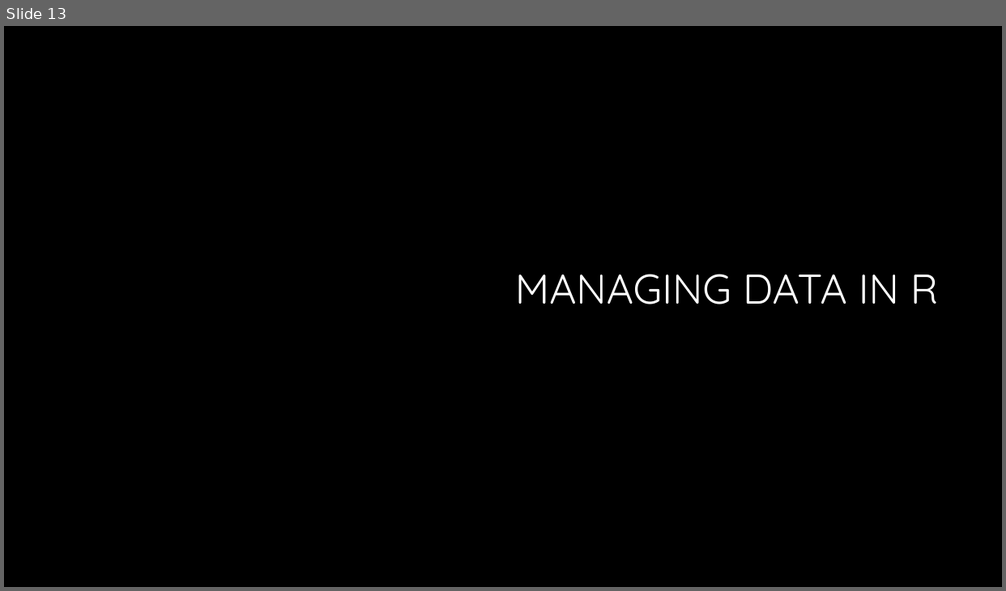
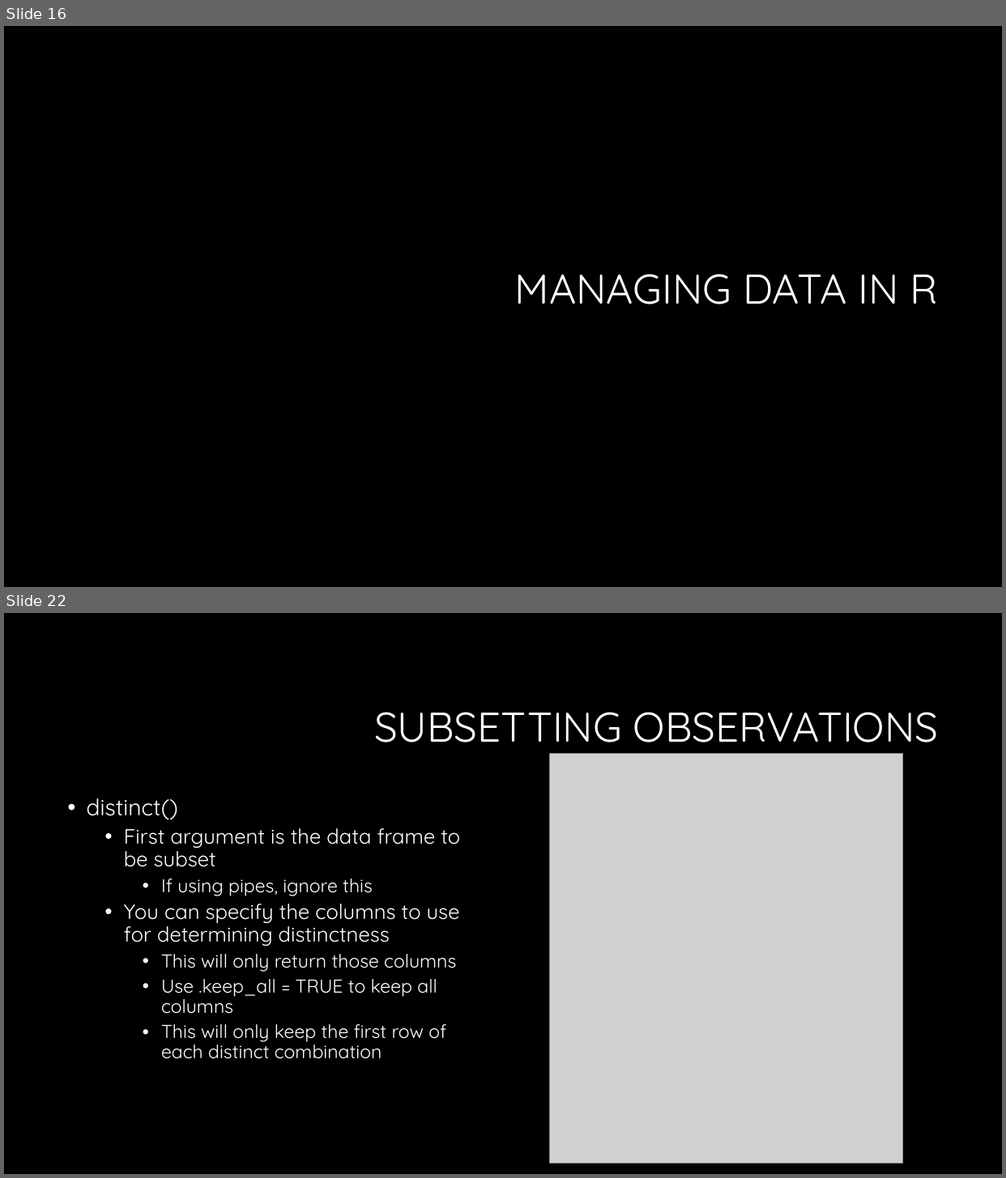
Before and after one commit to bmewing/TCQF2016, a slide deck: Reproducible data analysis.pptx. Shown one above the other, each under a label of ours: slide 13 before the commit, slides 16 and 22 after it; the slides between them are not shown. The pictures are 1006x591 and 1006x1178 pixels, drawn with LibreOffice and Linux fonts; fonts in the diff are those of the drawing; grey boxes stand for pictures; background and template pictures are left out. Boxes give left, top, right and bottom in pixels: in the first picture for what was removed or moved away, otherwise in the second. Text is boxed around its words. In the diff, an @@ line names an element or a change of style, - is before the commit and + after.

```diff
--- a/Reproducible data analysis.pptx
+++ b/Reproducible data analysis.pptx
@@ slide 22 added at [4, 613, 1002, 1174], background #000000 @@
@@ title added at [374, 712, 938, 743], 40 pt, text #FFFFFF @@
+SUBSETTING OBSERVATIONS
@@ picture added at [550, 754, 903, 1164] @@
@@ text added at [87, 798, 460, 1059], 18 pt, text #FFFFFF @@
+• distinct()
+  • First argument is the data frame to be subset
+    • If using pipes, ignore this
+  • You can specify the columns to use for determining distinctness
+    • This will only return those columns
+    • Use .keep_all = TRUE to keep all columns
+    • This will only keep the first row of each distinct combination
@@ what was slide 13 is now slide 16 @@
```
Also in this commit, not shown: 25 other slides added, 1 slide removed, 5 other files.
